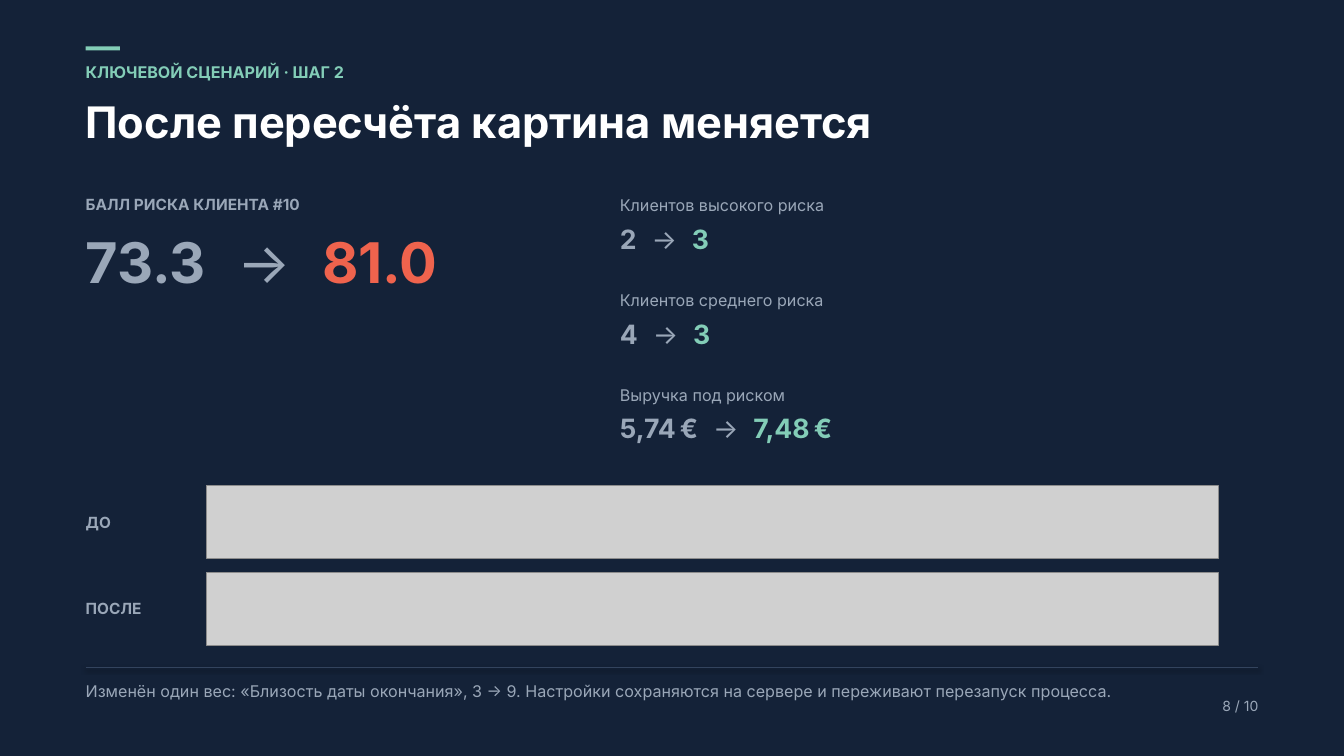
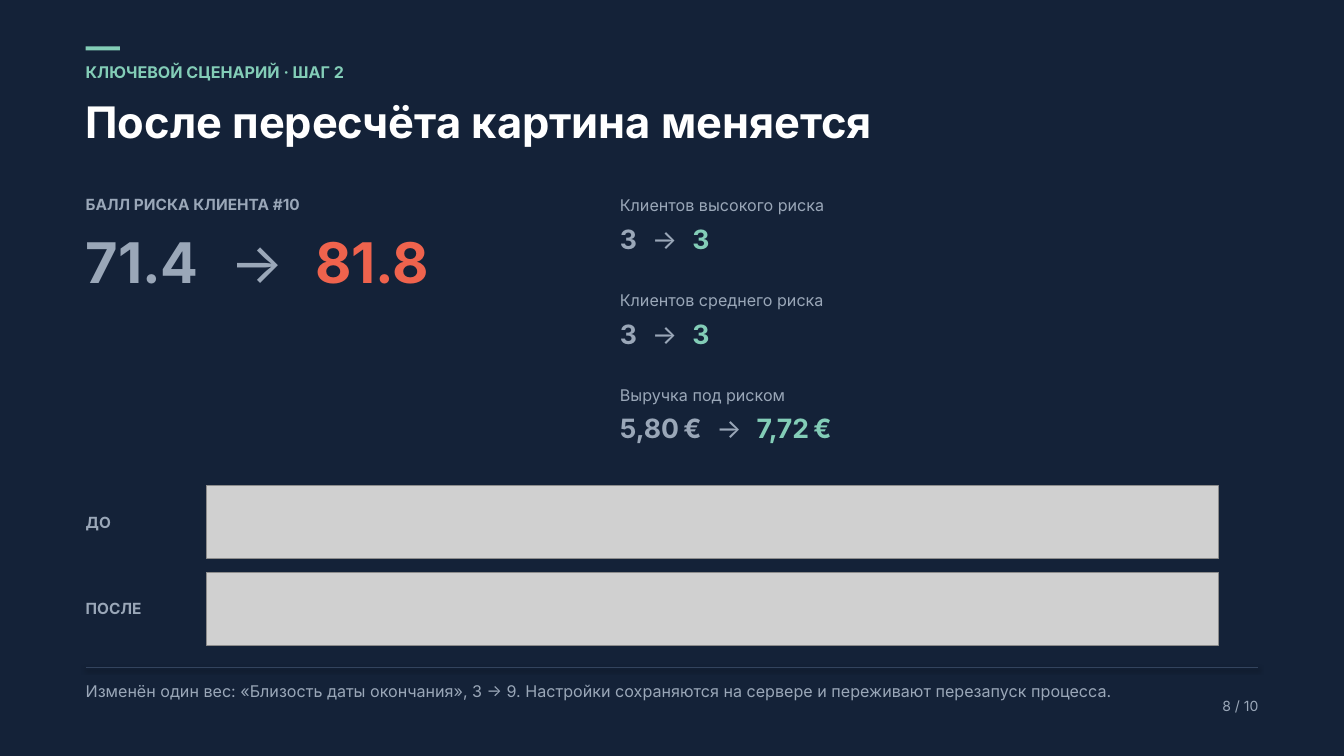
Before and after one commit to ForgeLabHub/ForgeAezaAnalizer, a slide deck: slide 8 of aeza_hackathon_osen_2026.pptx. Drawn at 1344x756 pixels with LibreOffice and Linux fonts; fonts in the diff are those of the drawing; grey boxes stand for pictures. Boxes give left, top, right and bottom in pixels: in the first picture for what was removed or moved away, otherwise in the second. Text is boxed around its words. In the diff, an @@ line names an element or a change of style, - is before the commit and + after.

```diff
--- a/aeza_hackathon_osen_2026.pptx
+++ b/aeza_hackathon_osen_2026.pptx
@@ text at (620,229,709,249): text changed @@
-2 → 3
+3 → 3
@@ text at (86,241,429,284): text changed @@
-73.3 → 81.0
+71.4 → 81.8
@@ text at (620,324,709,344): text changed @@
-4 → 3
+3 → 3
@@ text at (620,418,809,443): text changed @@
-5,74 € → 7,48 €
+5,80 € → 7,72 €
```
Also in this commit, not shown: 3 other slides changed, 1 other file.
